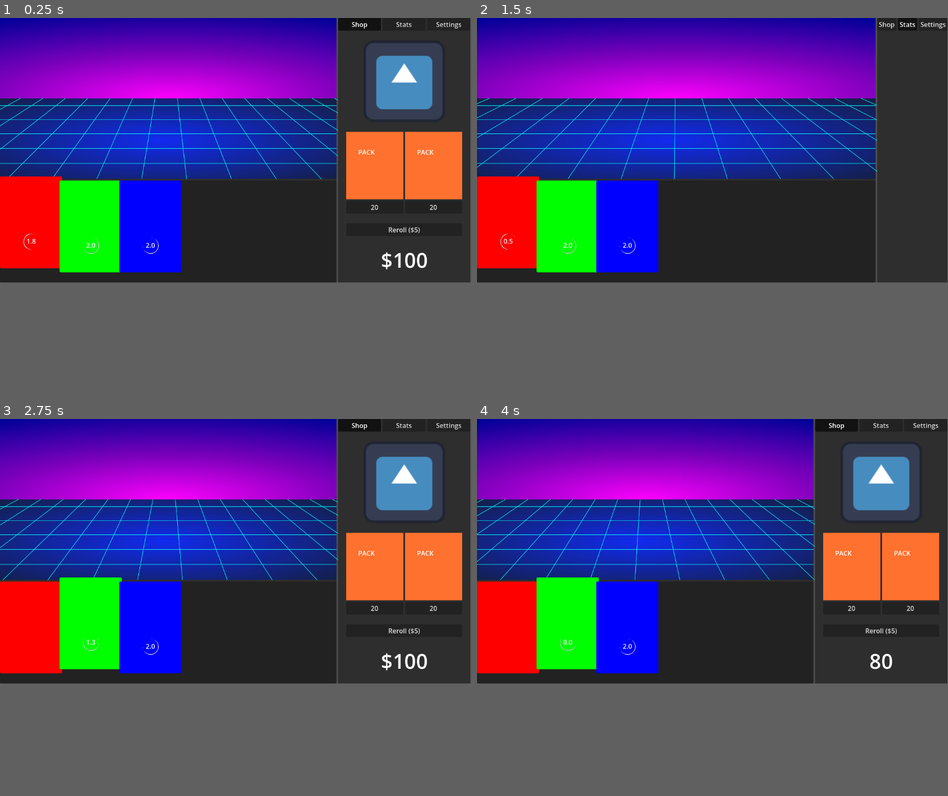
Above: before the commit, frames 1-4 (two rows, left to right).
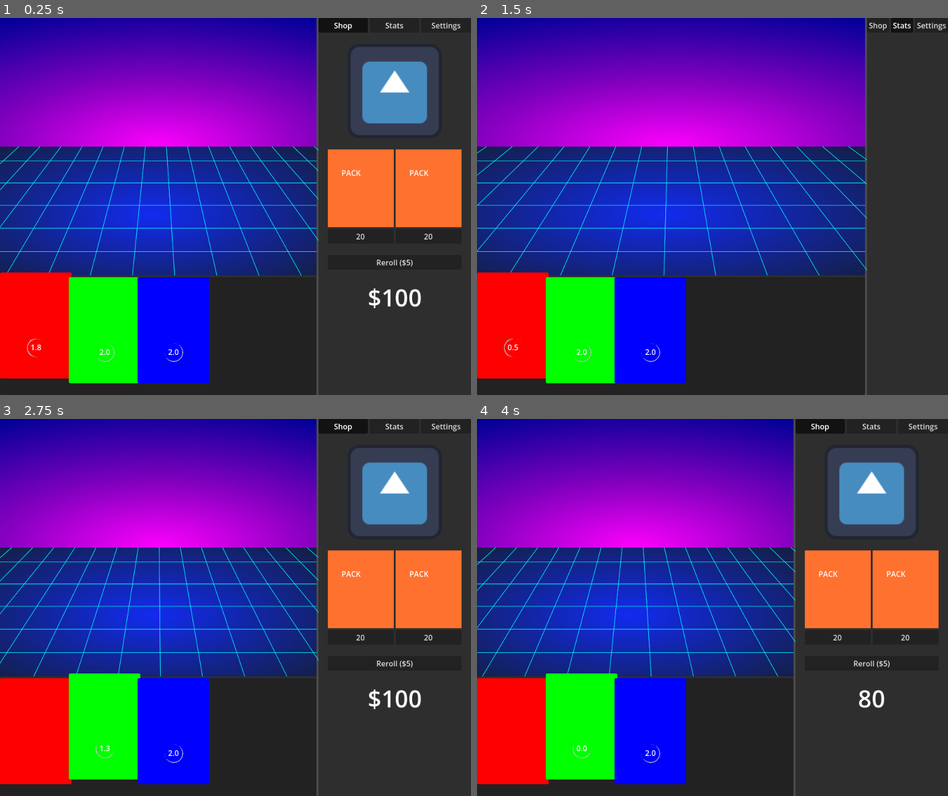
Above: after the commit, the same moments.

Repository: followthedopamine/card-battler
Game: Godot game, scene res://scenes/main.tscn
Two runs of this game, one before a commit and one after it. Both use one fixed random seed, a clock stepped at 60 frames per second and the inputs below. The engine's default icon, where the game draws it, is replaced by a stand-in: a white triangle on a blue panel in a dark square.
Inputs:
- Up to frame 1 (0.25 s): no input
- Up to frame 2 (1.5 s): click "Shop" at 0.5 s; click "Stats" at 1.25 s
- Up to frame 3 (2.75 s): click "Shop" at 2 s
- Up to frame 4 (4 s): click "20" at 2.75 s; click "Skip" at 3.5 s
The window is 799x449 before the commit and 800x640 after it. Grey fills any space a smaller window leaves; there, only what the larger window draws over its background counts as a difference.

The runs differ from the first frame. In frame 1, 62% of the frame differs, in the area x 0-99%, y 0-100%; in frame 2, 62%, in the area x 0-100%, y 0-100%; in frame 3, 62%; in frame 4, 61%.

Commit message:
chore(mergeConflicts/cleanup): resolve some merge issues with the card changes and clean up own code a little

Diff:
--- /dev/null
+++ b/play_panel_container.tscn
@@ -0,0 +1,150 @@
+[gd_scene load_steps=13 format=3 uid="uid://caqn1jblstbc3"]
+
+[ext_resource type="Script" uid="uid://cmkv7da2ilckk" path="res://scenes/play_panel/PlayPanel.gd" id="1_dxv0r"]
+[ext_resource type="PackedScene" uid="uid://dnvmslc0lunfw" path="res://scenes/packs/pack_opening/PackOpening.tscn" id="2_6qlag"]
+[ext_resource type="Script" uid="uid://bbka3kooxxw1r" path="res://scenes/play_panel/Grid.gd" id="3_1dbe5"]
+
+[sub_resource type="StyleBoxFlat" id="StyleBoxFlat_1fi6o"]
+bg_color = Color(1, 1, 1, 0)
+
+[sub_resource type="StyleBoxFlat" id="StyleBoxFlat_hnckt"]
+bg_color = Color(0.29803923, 0.29803923, 0.29803923, 0.6666667)
+corner_radius_top_left = 8
+corner_radius_top_right = 8
+corner_radius_bottom_right = 8
+corner_radius_bottom_left = 8
+expand_margin_left = 20.0
+expand_margin_top = 20.0
+expand_margin_right = 20.0
+expand_margin_bottom = 20.0
+
+[sub_resource type="StyleBoxFlat" id="StyleBoxFlat_jgck7"]
+bg_color = Color(0.2, 0.2, 0.2, 0)
+
+[sub_resource type="Gradient" id="Gradient_oegss"]
+offsets = PackedFloat32Array(0, 0.52678573, 0.66071427, 0.78571427)
+colors = PackedColorArray(1, 0.45490196, 0, 1, 0.33355302, 0.14130345, 0.12165721, 1, 0.19800451, 0.077520706, 0.14640105, 1, 0, 0, 0, 0)
+
+[sub_resource type="GradientTexture2D" id="GradientTexture2D_1tnxq"]
+gradient = SubResource("Gradient_oegss")
+fill = 2
+fill_from = Vector2(0.5, 0.5)
+fill_to = Vector2(0, 0)
+
+[sub_resource type="Gradient" id="Gradient_1tnxq"]
+offsets = PackedFloat32Array(0, 0.4642857, 1)
+colors = PackedColorArray(0.99215686, 0, 0.99215686, 1, 0.5071492, 0.0019904952, 0.74356455, 1, 1.3957917e-06, 0, 0.59520364, 1)
+
+[sub_resource type="GradientTexture2D" id="GradientTexture2D_uajrv"]
+gradient = SubResource("Gradient_1tnxq")
+fill = 1
+fill_from = Vector2(0.5, 1)
+
+[sub_resource type="Gradient" id="Gradient_ticrg"]
+colors = PackedColorArray(0.07043622, 0.16818157, 0.9399386, 1, 0.0743236, 0.12107704, 0.26831037, 1)
+
+[sub_resource type="GradientTexture2D" id="GradientTexture2D_d1k2x"]
+gradient = SubResource("Gradient_ticrg")
+fill = 1
+fill_from = Vector2(0.48125, 0.521875)
+
+[node name="PlayPanel" type="PanelContainer"]
+anchors_preset = -1
+anchor_left = 0.002
+anchor_right = 0.002
+offset_left = -2.3040001
+offset_right = 830.696
+offset_bottom = 404.0
+grow_horizontal = 2
+grow_vertical = 2
+size_flags_vertical = 3
+theme_override_styles/panel = SubResource("StyleBoxFlat_1fi6o")
+script = ExtResource("1_dxv0r")
+
+[node name="PackOpening" parent="." instance=ExtResource("2_6qlag")]
+z_index = 1
+layout_mode = 2
+theme_override_styles/panel = SubResource("StyleBoxFlat_hnckt")
+card_scene = null
+
+[node name="Panel" type="Panel" parent="."]
+layout_mode = 2
+theme_override_styles/panel = SubResource("StyleBoxFlat_jgck7")
+
+[node name="HBoxContainer" type="HBoxContainer" parent="Panel"]
+layout_mode = 1
+anchors_preset = 15
+anchor_right = 1.0
+anchor_bottom = 1.0
+grow_horizontal = 2
+grow_vertical = 2
+metadata/_edit_use_anchors_ = true
+
+[node name="PlayerSide" type="Control" parent="Panel/HBoxContainer"]
+layout_mode = 2
+size_flags_horizontal = 3
+
+[node name="PlayerControl" type="Control" parent="Panel/HBoxContainer/PlayerSide"]
+layout_mode = 1
+anchors_preset = 8
+anchor_left = 0.5
+anchor_top = 0.5
+anchor_right = 0.5
+anchor_bottom = 0.5
+offset_left = -20.0
+offset_top = -20.0
+offset_right = 20.0
+offset_bottom = 20.0
+grow_horizontal = 2
+grow_vertical = 2
+
+[node name="TextureRect" type="TextureRect" parent="Panel/HBoxContainer/PlayerSide/PlayerControl"]
+layout_mode = 1
+anchors_preset = 15
+anchor_right = 1.0
+anchor_bottom = 1.0
+grow_horizontal = 2
+grow_vertical = 2
+texture = SubResource("GradientTexture2D_1tnxq")
+
+[node name="EnemySide" type="Control" parent="Panel/HBoxContainer"]
+layout_mode = 2
+size_flags_horizontal = 3
+
+[node name="BackgroundBoxContainer" type="VBoxContainer" parent="Panel"]
+z_index = -1
+layout_mode = 1
+anchors_preset = 15
+anchor_right = 1.0
+anchor_bottom = 1.0
+grow_horizontal = 2
+grow_vertical = 2
+theme_override_constants/separation = 0
+metadata/_edit_use_anchors_ = true
+
+[node name="Top" type="TextureRect" parent="Panel/BackgroundBoxContainer"]
+layout_mode = 2
+size_flags_horizontal = 3
+size_flags_vertical = 3
+texture = SubResource("GradientTexture2D_uajrv")
+
+[node name="Bottom" type="TextureRect" parent="Panel/BackgroundBoxContainer"]
+layout_mode = 2
+size_flags_horizontal = 3
+size_flags_vertical = 3
+texture = SubResource("GradientTexture2D_d1k2x")
+
+[node name="GridContainer" type="Control" parent="Panel"]
+layout_mode = 1
+anchors_preset = 15
+anchor_right = 1.0
+anchor_bottom = 1.0
+grow_horizontal = 2
+grow_vertical = 2
+metadata/_edit_use_anchors_ = true
+
+[node name="GridNode" type="Sprite2D" parent="Panel/GridContainer"]
+position = Vector2(0, 202)
+script = ExtResource("3_1dbe5")
+
+[connection signal="resized" from="Panel/GridContainer" to="Panel/GridContainer/GridNode" method="_on_grid_container_resized"]
--- a/project.godot
+++ b/project.godot
@@ -20,6 +20,11 @@
 PlayerManager="*res://autoloads/PlayerManager.gd"
 SignalBus="*res://autoloads/SignalBus.gd"
 
+[display]
+
+window/size/viewport_width=1000
+window/size/viewport_height=800
+
 [global_group]
 
 GlobalTimer=""
--- a/scenes/cards/Card.gd
+++ b/scenes/cards/Card.gd
@@ -84,6 +84,7 @@
 	dragging_node.set_script(null)
 	preview_parent.add_child(dragging_node)
 	dragging_node.position = -at_position
+	dragging_node.z_index = 100
 
 	# add a little shadow when card is picked up
 	var new_style = panel.get_theme_stylebox("panel").duplicate()
--- a/scenes/play_panel/grid.gd
+++ b/scenes/play_panel/Grid.gd
@@ -5,7 +5,7 @@
 
 var horizontal_lines = 6
 
-var elapsed := 0.0
+var time_elapsed := 0.0
 
 @onready var parent: Control = get_node("..")
 
@@ -14,28 +14,36 @@
 		set_region_rect(Rect2(parent.global_position, parent.size))
 		global_position = parent.global_position
 
+
+func _on_grid_container_resized():
+	resize()
+
 func _draw():
 	var line_top = region_rect.size.y * 0.5
 	var line_bottom = region_rect.size.y
 	var width = region_rect.size.x
 	var v_centre = region_rect.size.x * .5
 
+	var vertical_slice = width / vertical_lines
+
 	for i in range(vertical_lines + 1):
-		var top_x = -fmod(elapsed * speed, (width / vertical_lines)) + (width / vertical_lines) * i + 1
+		var top_x = -fmod(time_elapsed * speed, vertical_slice) + vertical_slice * i + 1
+
+		# pushes the bottom of the line away from the horizontal center of the grid
+		# the further it starts from the center the further it is pushed
 		var bottom_x = top_x + (top_x - v_centre)
 		draw_line(Vector2(top_x, line_top), Vector2(bottom_x, line_bottom), Color.CYAN, 0.5, true)
 
+
+	# spacing the horizontal lines for this correctly is surprisingly complicated
+	# line_spacing_offset is my 'good enough' workaround
+	var line_spacing_offset :float = 0
 	var horizontal_slice = line_top / horizontal_lines
 
-	var j :float = 0
 	for i in range(1, horizontal_lines):
-		j += horizontal_lines - i
-		var line_height = line_bottom - (horizontal_slice * i) - j
+		line_spacing_offset += horizontal_lines - i
+		var line_height = line_bottom - (horizontal_slice * i) - line_spacing_offset
 		draw_line(Vector2(0, line_height), Vector2(width, line_height), Color.CYAN, 0.5, true)
-
-
-func _on_grid_container_resized():
-	resize()
 
 func _ready() -> void:
 	resize()
@@ -43,5 +51,7 @@
 
 
 func _process(_delta: float) -> void:
-	elapsed += _delta
-	queue_redraw()
+	time_elapsed += _delta
+
+	if (speed):
+		queue_redraw()
--- a/scenes/play_panel/play_panel.tscn
+++ b/scenes/play_panel/PlayPanel.tscn
@@ -1,8 +1,8 @@
 [gd_scene load_steps=14 format=3 uid="uid://b653dafp8uotu"]
 
-[ext_resource type="Script" uid="uid://cmkv7da2ilckk" path="res://scenes/play_panel/play_panel.gd" id="1_jgck7"]
+[ext_resource type="Script" uid="uid://cmkv7da2ilckk" path="res://scenes/play_panel/PlayPanel.gd" id="1_jgck7"]
 [ext_resource type="PackedScene" uid="uid://dnvmslc0lunfw" path="res://scenes/packs/pack_opening/PackOpening.tscn" id="1_x324g"]
-[ext_resource type="Script" uid="uid://bbka3kooxxw1r" path="res://scenes/play_panel/grid.gd" id="4_uajrv"]
+[ext_resource type="Script" uid="uid://bbka3kooxxw1r" path="res://scenes/play_panel/Grid.gd" id="4_uajrv"]
 
 [sub_resource type="StyleBoxFlat" id="StyleBoxFlat_1fi6o"]
 bg_color = Color(1, 1, 1, 0)
@@ -61,10 +61,6 @@
 size_flags_vertical = 3
 theme_override_styles/panel = SubResource("StyleBoxFlat_1fi6o")
 script = ExtResource("1_jgck7")
-
-[node name="PackOpeningPanelContainer" parent="." instance=ExtResource("1_x324g")]
-visible = false
-layout_mode = 2
 
 [node name="Panel" type="Panel" parent="."]
 layout_mode = 2
@@ -225,6 +221,9 @@
 [node name="GridNode" type="Sprite2D" parent="Panel/GridContainer"]
 position = Vector2(0, 202)
 script = ExtResource("4_uajrv")
-speed = 24
+
+[node name="PackOpeningPanelContainer" parent="." instance=ExtResource("1_x324g")]
+z_index = 10
+layout_mode = 2
 
 [connection signal="resized" from="Panel/GridContainer" to="Panel/GridContainer/GridNode" method="_on_grid_container_resized"]
Renamed: scenes/play_panel/grid.gd.uid -> scenes/play_panel/Grid.gd.uid
Renamed: scenes/play_panel/play_panel.gd -> scenes/play_panel/PlayPanel.gd
Renamed: scenes/play_panel/play_panel.gd.uid -> scenes/play_panel/PlayPanel.gd.uid
